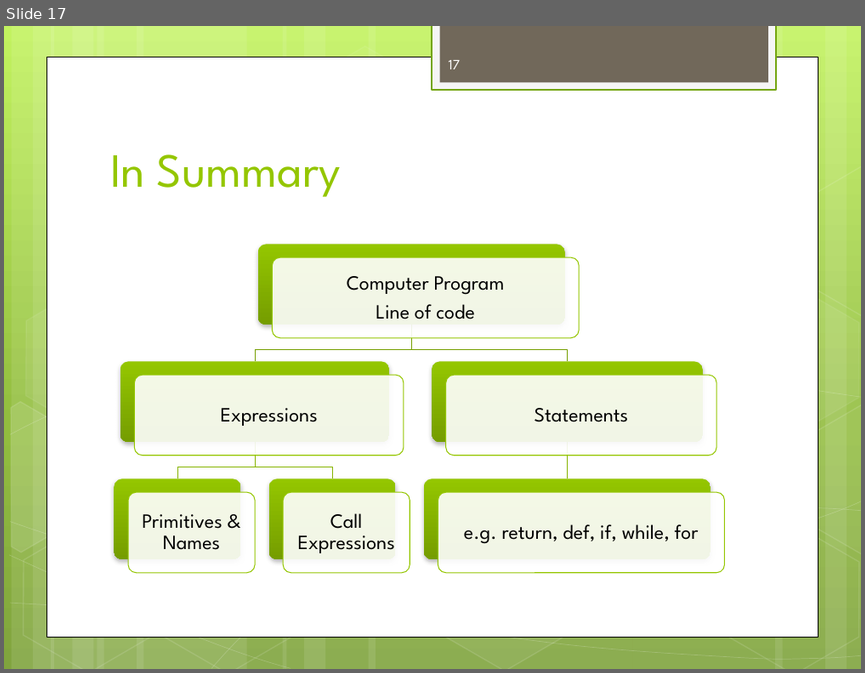
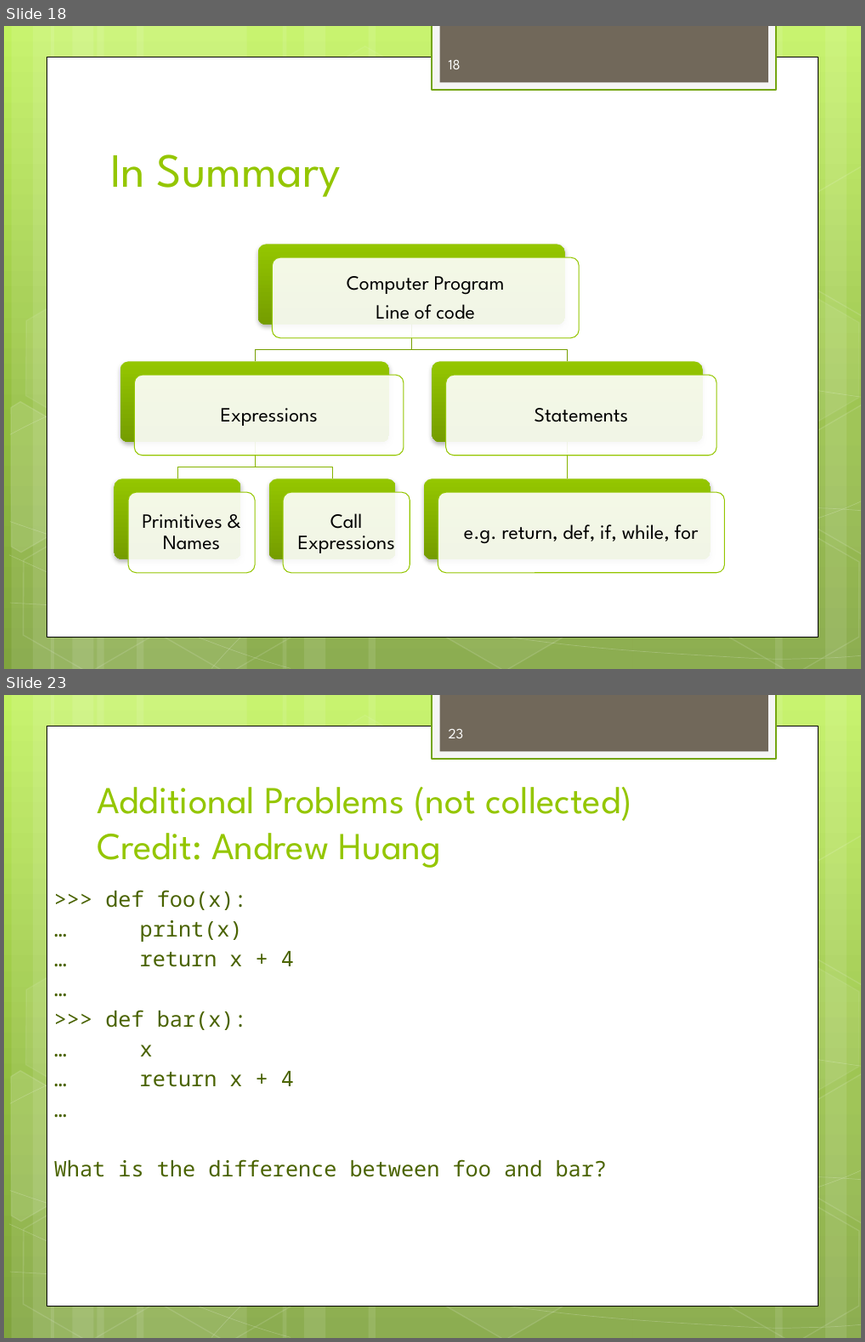
Before and after one commit to dicksontsai/dicksontsai.github.io, a slide deck: cs61a/discussion/disc1.pptx. Shown one above the other, each under a label of ours: slide 17 before the commit, slides 18 and 23 after it; the slides between them are not shown. The pictures are 865x673 and 865x1342 pixels, drawn with LibreOffice and Linux fonts; fonts in the diff are those of the drawing. Boxes give left, top, right and bottom in pixels: in the first picture for what was removed or moved away, otherwise in the second. Text is boxed around its words. In the diff, an @@ line names an element or a change of style, - is before the commit and + after.

```diff
--- a/cs61a/discussion/disc1.pptx
+++ b/cs61a/discussion/disc1.pptx
@@ slide 23 added at (4, 695, 861, 1338), background gradient #C3F35F to #93BF3F to #81A53E; not listed: 31 template elements that a slide beside it also shows @@
@@ page number added at (449, 729, 464, 738), 12 pt, text #FEFEFE @@
+23
@@ title added at (97, 787, 632, 868), 32 pt, text #94C600 @@
+Additional Problems (not collected)
+Credit: Andrew Huang
@@ text added at (54, 890, 607, 1177), 18 pt, text #4A6300 @@
+>>> def foo(x):
+… print(x)
+… return x + 4
+…
+>>> def bar(x):
+… x
+… return x + 4
+…
+What is the difference between foo and bar?
@@ what was slide 17 is now slide 18 @@
@@ page number at (449, 60, 460, 69): text changed @@
-17
+18
```
Also in this commit, not shown: 3 slides changed, 4 other slides added, 6 other files.
